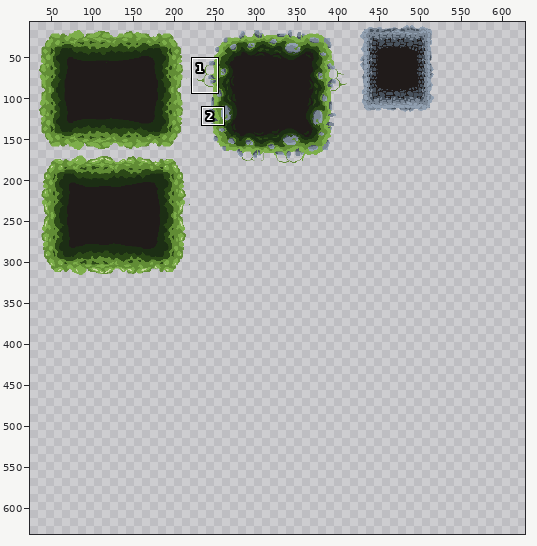
Edited in one commit: pixel-art file (Stages/Verdant Veins/VerdantVeins-tilemap.aseprite). The first picture is a wide view before the edit; the outline marks the close-up.
Close-up. Before the edit:
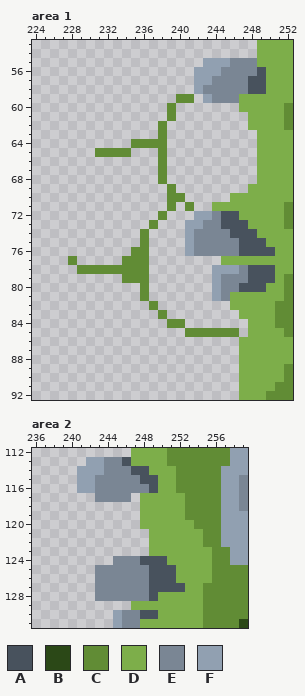
640x640 pixels, 1 frame. Shown: area 1: x 224..252, y 53..92; area 2: x 236..259, y 112..131. The wide view leaves out empty margins. The commit also changed other parts of the picture, which this record leaves out.
Palette (. is transparent): A #48525d  B #2b4817  C #618c35  D #7dae4a  E #7a8694  F #91a0b1
Pixels before, area 1, first column x 228:
53 .....................DDDD
54 .....................DDDD
55 ...............FFFEEEDDDD
56 ..............FFFEEEEADDD
57 ..............FFEEEEAADDD
58 ..............FEEEEEAADDD
59 ............CC.FEEEDDDDDD
60 ...........C.......DDDDDC
61 ...........C........DDDDC
62 ..........C.........DDDDC
63 ..........C..........DDDD
64 .......CCCC..........DDDD
65 ...CCCC...C..........DDDD
66 ..........C..........DDDD
67 ..........C..........DDDD
68 ..........C..........DDDD
69 ...........C........DDDDD
70 ...........CC.....DDDDDDD
71 ...........C.C..DDDDDDDDC
72 ..........C...FFEAADDDDDC
73 .........C...FFEEAAADDDDC
74 ........C....FEEEEAAADDDD
75 ........C....FEEEEEAAADDD
76 .......CC....FEEEEEAAAADD
77 C.....CCC........DDDDDDDD
78 .CCCCCCCC.......FFFEAAADD
79 ......CCC.......FEEEAAADC
80 ........C.......FEEAAADDC
81 ........C.......FEDDDDDDC
82 .........C........DDDDDCC
83 ..........C........DDDDCC
84 ...........CC.......DDDCC
85 .............CCCCCC.DDDDC
86 ...................DDDDDD
87 ...................DDDDDD
88 ...................DDDDDD
89 ...................DDDDDC
90 ...................DDDDDC
91 ...................DDDDCC
92 ...................DDDCCC
Pixels before, area 2, first column x 241:
112 ......DDDDCCCCCCCFF
113 .FFEEADDDDCCCCCCCFF
114 FFFEEEAADDDCCCCCFFF
115 FFEEEEEAADDCCCCCFFE
116 FFEEEEEEADDCCCCCFFE
117 ..EEEE.DDDDDCCCCFFE
118 .......DDDDDCCCCFFE
119 .......DDDDDCCCCFFF
120 .......DDDDDDCCCFFF
121 ........DDDDDDCCFFF
122 ........DDDDDDCCFFF
123 ........DDDDDDDCCFF
124 ....EEEAAADDDDDCCFF
125 ..EEEEEEAAADDDDCCCC
126 ..EEEEEEAAADDDDCCCC
127 ..EEEEEEAAAADDCCCCC
128 ..EEEEEEADDDDDCCCCC
129 ......DDDDDDDDCCCCC
130 ....FEEAADDDDDCCCCC
131 ....FEEDDDDDDDCCCCB
After:
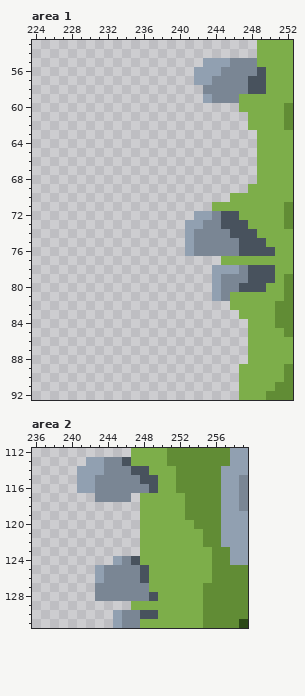
Changes in this commit:
{"where": "area 1"}
{"y":58,"x":242,"old":"F","new":"."}
{"y":59,"x":240,"old":"CC","new":".."}
{"y":60,"x":239,"old":"C","new":"."}
{"y":61,"x":239,"old":"C","new":"."}
{"y":62,"x":238,"old":"C","new":"."}
{"y":63,"x":238,"old":"C","new":"."}
{"y":64,"x":235,"old":"CCCC","new":"...."}
{"y":65,"x":231,"old":"CCCC","new":"...."}
{"y":65,"x":238,"old":"C","new":"."}
{"y":66,"x":238,"old":"C","new":"."}
{"y":67,"x":238,"old":"C","new":"."}
{"y":68,"x":238,"old":"C","new":"."}
{"y":69,"x":239,"old":"C","new":"."}
{"y":70,"x":239,"old":"CC","new":".."}
{"y":71,"x":239,"old":"C","new":"."}
{"y":71,"x":241,"old":"C","new":"."}
{"y":72,"x":238,"old":"C","new":"."}
{"y":73,"x":237,"old":"C","new":"."}
{"y":74,"x":236,"old":"C","new":"."}
{"y":75,"x":236,"old":"C","new":"."}
{"y":76,"x":235,"old":"CC","new":".."}
{"y":77,"x":228,"old":"C","new":"."}
{"y":77,"x":234,"old":"CCC","new":"..."}
{"y":78,"x":229,"old":"CCCCCCCC","new":"........"}
{"y":79,"x":234,"old":"CCC","new":"..."}
{"y":80,"x":236,"old":"C","new":"."}
{"y":81,"x":236,"old":"C","new":"."}
{"y":82,"x":237,"old":"C","new":"."}
{"y":83,"x":238,"old":"C","new":"."}
{"y":84,"x":239,"old":"CC","new":".."}
{"y":85,"x":241,"old":"CCCCCC","new":"......"}
{"y":86,"x":247,"old":"D","new":"."}
{"y":87,"x":247,"old":"D","new":"."}
{"y":88,"x":247,"old":"D","new":"."}
{"where": "area 2"}
{"y":121,"x":248,"old":".","new":"D"}
{"y":122,"x":248,"old":".","new":"D"}
{"y":123,"x":248,"old":".","new":"D"}
{"y":124,"x":245,"old":"E","new":"F"}
{"y":124,"x":247,"old":"EAAA","new":"ADDD"}
{"y":125,"x":243,"old":"E","new":"F"}
{"y":125,"x":248,"old":"EAAA","new":"ADDD"}
{"y":126,"x":243,"old":"E","new":"F"}
{"y":126,"x":248,"old":"EAAA","new":"ADDD"}
{"y":127,"x":249,"old":"AAAA","new":"DDDD"}
{"label":"erased","picture_box":[68,85,248,364]}
{"label":"changed","picture_box":[95,529,185,592]}
